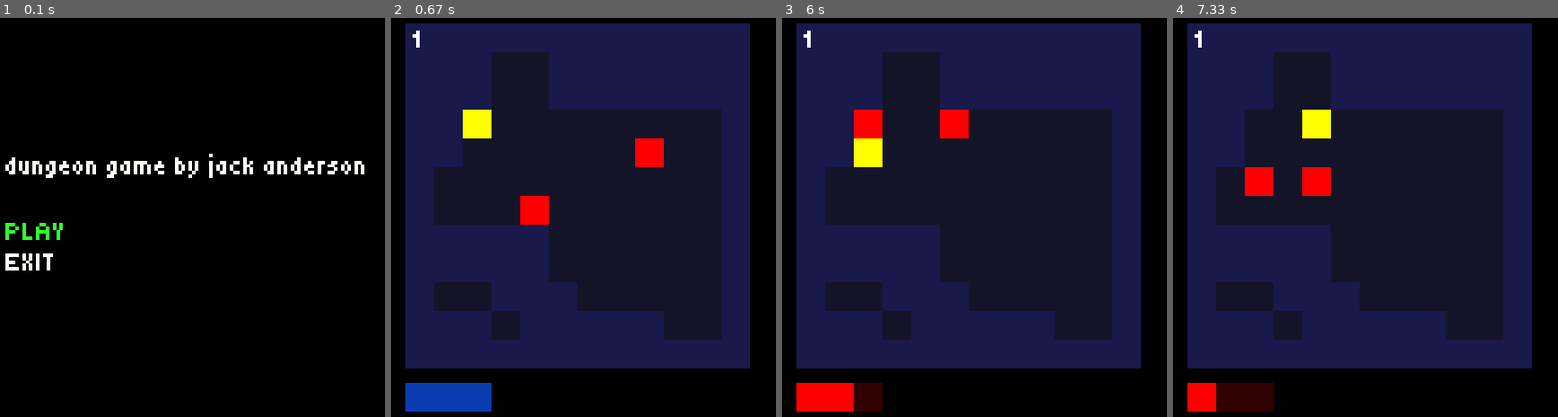
Above: before the commit, frames 1-4 (left to right).
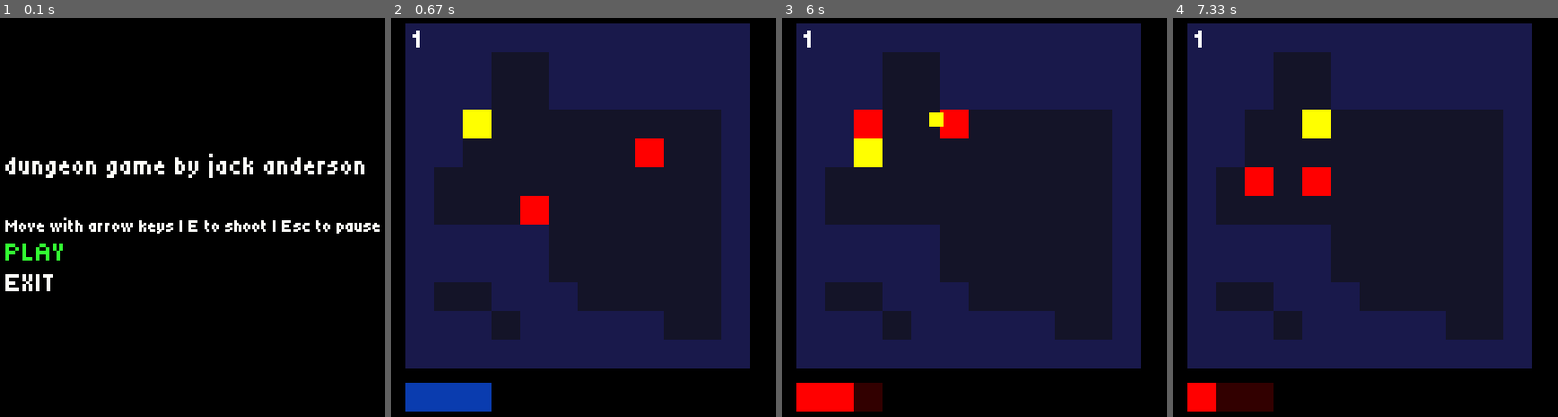
Above: after the commit, the same moments.

Repository: windingtheropes/dungeon-game
Game: pygame game, started from src/game.py
Two runs of this game, one before a commit and one after it. Both use one fixed random seed, a clock stepped at 60 frames per second and the inputs below.
Inputs:
- Up to frame 1 (0.1 s): no input
- Up to frame 2 (0.67 s): tap Enter at 0.33 s
- Up to frame 3 (6 s): hold Ctrl 0.67-1.13 s; hold Down 0.67-1.13 s; hold Esc 1.17-1.63 s; hold Down 1.17-1.63 s; hold Down 1.67-2.13 s; hold Up 2.17-2.53 s; hold Down 2.57-2.93 s; hold Up 2.97-3.27 s; hold Down 3.3-3.6 s; hold Esc 3.63-4 s; hold Up 3.63-4 s; hold Up 4.03-4.4 s; tap E at 4.43 s; hold Right 4.77-5.4 s; hold Down 5.43-5.8 s; hold Left from 5.83 s (still down)
- Up to frame 4 (7.33 s): release Left at 6.3 s; hold Right 6.33-6.8 s; hold Up 6.83-7.13 s; hold Right from 7.17 s (still down)

The runs differ from the first frame. In frame 1, 2.0% of the frame differs, in the area x 1-99%, y 50-69%; in frame 2, nothing differs; in frame 3, 0.1%; in frame 4, nothing differs.

Commit message:
fix logarithmic scaling  (balance game)

Diff:
--- a/src/game.py
+++ b/src/game.py
@@ -19,6 +19,7 @@
 pygame.init()
 pygame.font.init()
 tiny5 = pygame.font.Font('fonts/tiny5.ttf', 30)
+tiny5_20 = pygame.font.Font('fonts/tiny5.ttf', 20)
 
 clocklib.clock = clocklib.Clock()
 clock = pygame.time.Clock()
@@ -103,9 +104,13 @@
         super(GameOverText, self)._listen("render", self.render)
         self.dim = Vec2(512,512)
     def render(self, s:pygame.Surface):
-        gameover_text = tiny5.render(f"GAME OVER  |  HIGH SCORE { str( gDB.get('highscore').value ) }", False, (255,255,255))
-        r = gameover_text.get_rect()
-        self.surface.blit(gameover_text, Vec2(256-(r.width/2), 256-(r.height/2)).arr())
+        gameover_text = tiny5.render(f"GAME OVER | SCORE {str(gDB.get('stage').value)}", False, (255,255,255))
+        highscore_text = tiny5.render(f"HIGH SCORE { str( gDB.get('highscore').value ) }", False, (255,255,255))
+        gor = gameover_text.get_rect()
+        hsor = gameover_text.get_rect()
+
+        self.surface.blit(gameover_text, Vec2(256-(gor.width/2), 256-(gor.height/2)).arr())
+        self.surface.blit(highscore_text, Vec2(256-(hsor.width/2), 256-(hsor.height/2)+gor.height).arr())
 
 class PausedOverlay(Layer):
     def __init__(self):
@@ -185,17 +190,22 @@
     def render(self, s:pygame.Surface):
         if(self.active == False):
             return
+
         title_text = tiny5.render("dungeon game by jack anderson", False, (255,255,250))
+        inst_text = tiny5_20.render("Move with arrow keys | E to shoot | Esc to pause", False, (255,255,250))
         play_text = tiny5.render("PLAY", False, self.sel_col(0))
         exit_text = tiny5.render("EXIT", False, self.sel_col(1))
 
         ptr = title_text.get_rect()
+        itr = inst_text.get_rect()
         uptr = title_text.get_rect()
         etr = title_text.get_rect()
 
+        # stack titles ontop of each other with some padding (5 pixels)
         self.surface.blit(title_text, Vec2(256-(ptr.width/2), 256-(ptr.height/2)-uptr.height).arr())
-        self.surface.blit(play_text, Vec2(256-(uptr.width/2), 256-(uptr.height/2)+ptr.height+5).arr())
-        self.surface.blit(exit_text, Vec2(256-(etr.width/2), 256-(etr.height/2)+ptr.height+uptr.height+5).arr())
+        self.surface.blit(inst_text, Vec2(256-(ptr.width/2), 256-(ptr.height/2)+uptr.height+5).arr())
+        self.surface.blit(play_text, Vec2(256-(uptr.width/2), 256-(uptr.height/2)+itr.height+ptr.height+5).arr())
+        self.surface.blit(exit_text, Vec2(256-(etr.width/2), 256-(etr.height/2)+itr.height+ptr.height+uptr.height+5).arr())
 
 class MainScreen(Screen):
     def __init__(self):
@@ -387,9 +397,10 @@
         self.solid = False
         self.damage = damage
     def _collision(self, c: Collision):
-        # don't damage the entity which shot the projectile
-        if(c.entity == self.source):
+        # don't damage the entity which shot the projectile, or same type (enemies can't shoot each other)
+        if(c.entity == self.source) or (type(c.entity) == type(self.source)):
             return
+        # print(type(c.entity) == type(self.source))
         # only deal damage to other entities if the bullet came from the player (enemies can't hurt each other)
         if(isinstance(c.entity, Enemy) and isinstance(self.source, Player)):
             # reduce health of entity by the damage of the bullet
@@ -447,6 +458,7 @@
         self._listen("render", self.render)
         self._listen("event", self.event)
         self._listen("tick", self.tick)
+        # self.clock = clocklib.clock.ticks
     def event(self, e):
         if e.type == pygame.KEYDOWN:
             # debug keys start with Ctrl
@@ -472,7 +484,7 @@
         self._listen_on_interval(1750, reset_prot,1)
         stage: Number = gDB.get("stage")
         # scale speed of enemies logarithmically
-        speed = lambda x: math.log10(2*(x+1)) + 0.40
+        speed = lambda x: 1.123*math.log10(3*(x+1)) + 0.16
         self.load_level(Level(parse_emap(gen()), {'1':Wall, '2':(lambda: (Enemy(colour=(255,0,0), speed=speed(stage.value), health=2))), '3':Powerup, '4':(lambda: (Enemy(colour=(25,0,0), speed=3, health=2)))}))
 
 # initialize game render system (level1,2,3+)
